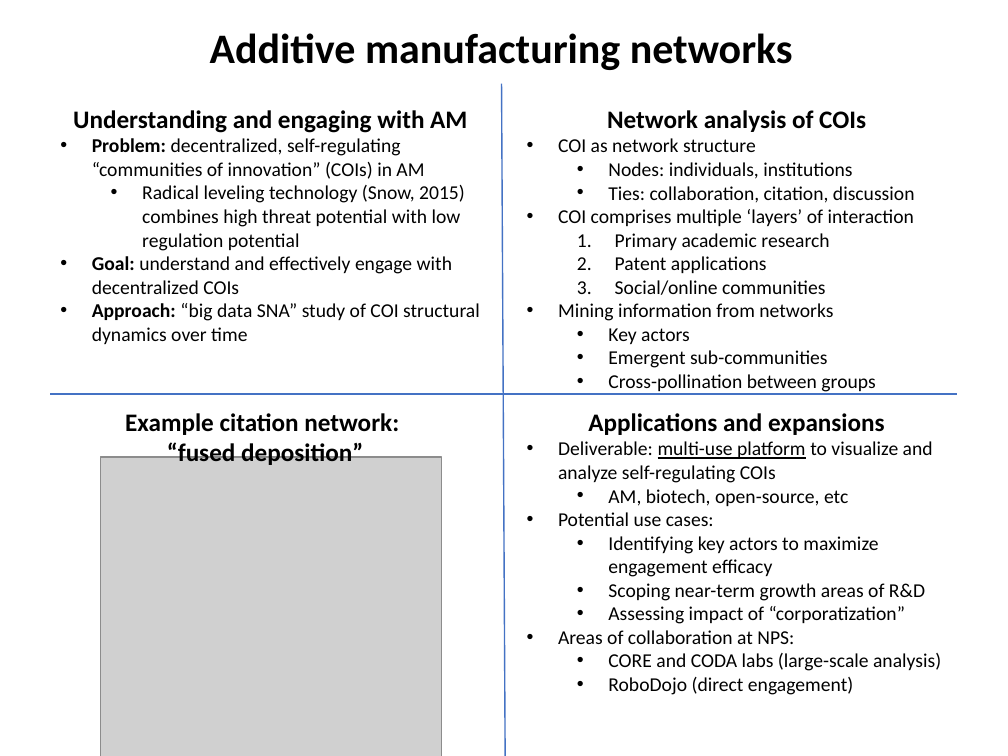
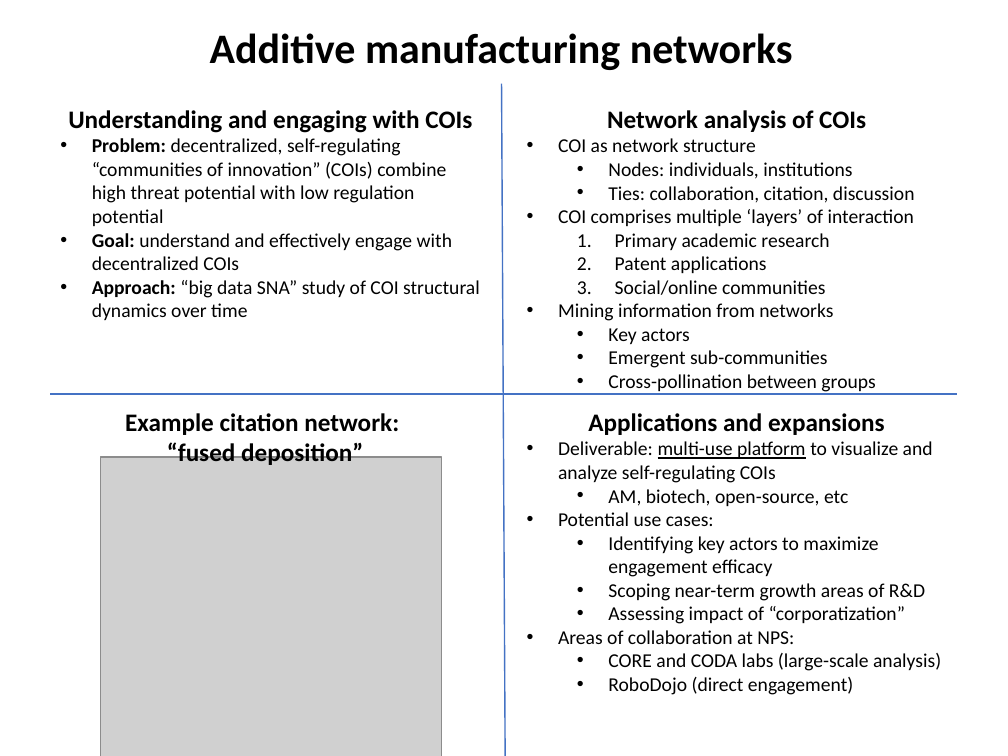
Before and after one commit to jessehammond86/Research, a slide deck: slide 1 of AdditiveManufacturing/AddManHandout.pptx. Drawn at 1008x756 pixels with LibreOffice and Linux fonts; fonts in the diff are those of the drawing; grey boxes stand for pictures. Boxes give left, top, right and bottom in pixels: in the first picture for what was removed or moved away, otherwise in the second. Text is boxed around its words. In the diff, an @@ line names an element or a change of style, - is before the commit and + after.

```diff
--- a/AdditiveManufacturing/AddManHandout.pptx
+++ b/AdditiveManufacturing/AddManHandout.pptx
@@ text at (68,110,472,226): text changed @@
-Understanding and engaging with AM
-• Problem: decentralized, self-regulating “communities of innovation” (COIs) in AM
-  • Radical leveling technology (Snow, 2015) combines high threat potential with low regulation potential
+Understanding and engaging with COIs
+• Problem: decentralized, self-regulating “communities of innovation” (COIs) combine high threat potential with low regulation potential
```
Also in this commit, not shown: 47 other files.
